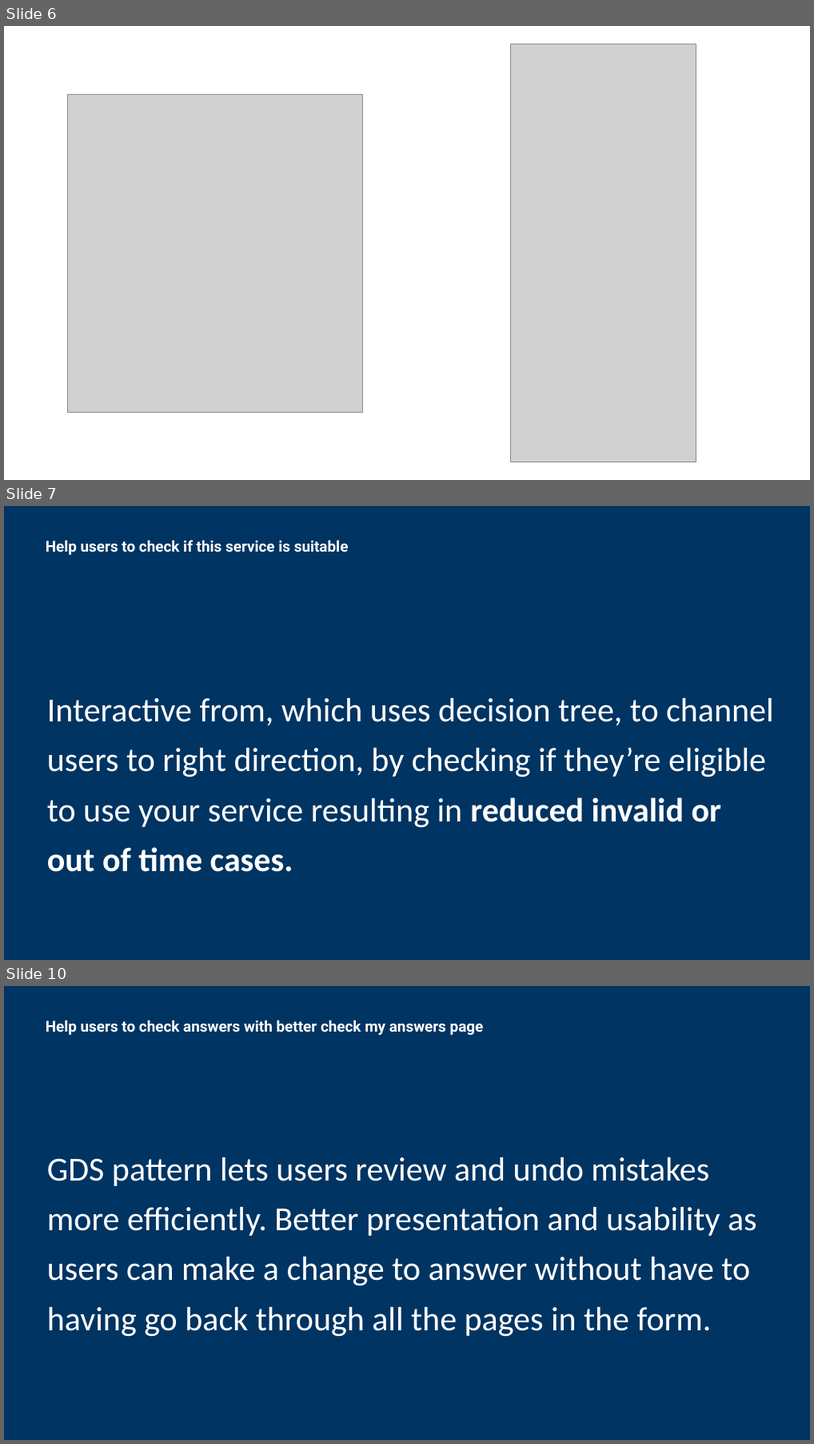
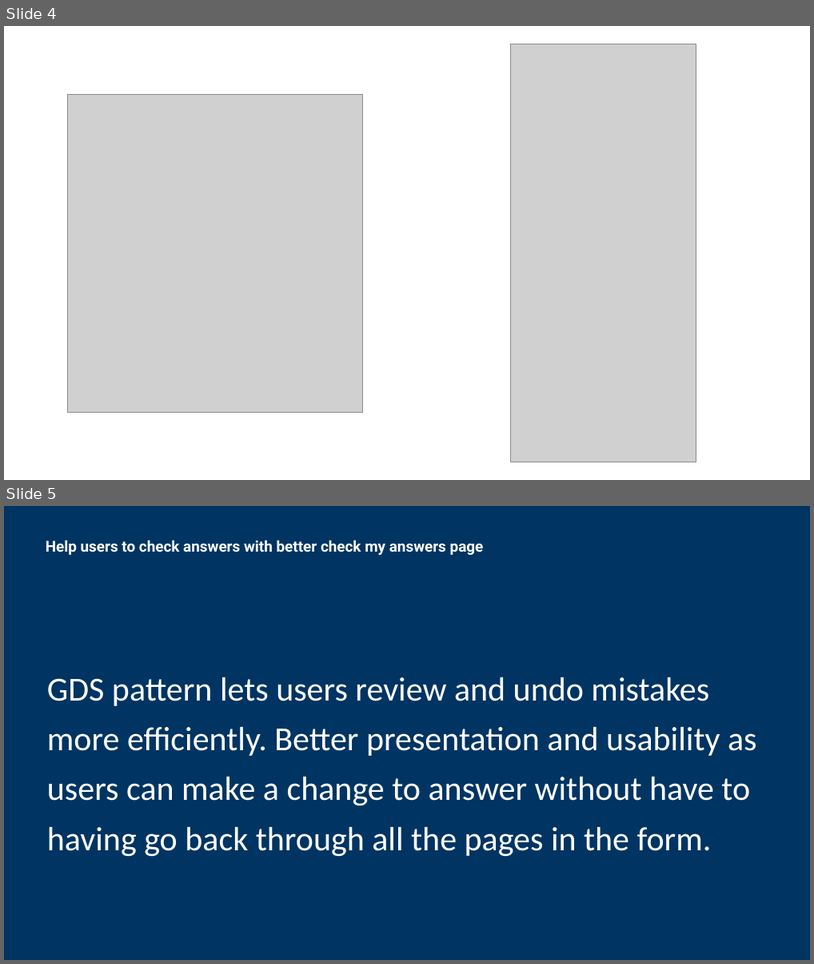
Before and after one commit to sunilkathare-axis12/acas, a slide deck: app/assets/images/ideas-for-prototypes.pptx. Shown one above the other, each under a label of ours: slides 6, 7 and 10 before the commit, slides 4 and 5 after it; the slides between them are not shown. The pictures are 814x1444 and 814x964 pixels, drawn with LibreOffice and Linux fonts; fonts in the diff are those of the drawing; grey boxes stand for pictures. Boxes give left, top, right and bottom in pixels: in the first picture for what was removed or moved away, otherwise in the second. Text is boxed around its words. In the diff, an @@ line names an element or a change of style, - is before the commit and + after.

```diff
--- a/app/assets/images/ideas-for-prototypes.pptx
+++ b/app/assets/images/ideas-for-prototypes.pptx
@@ slide 7 removed at (x1=4, y1=506, x2=810, y2=960), background #003462 @@
@@ text removed at (x1=46, y1=540, x2=349, y2=555) @@
-Help users to check if this service is suitable
@@ title removed at (x1=47, y1=698, x2=774, y2=872) @@
-Interactive from, which uses decision tree, to channel users to right direction, by checking if they’re eligible to use your service resulting in reduced invalid or out of time cases.
@@ what was slide 6 is now slide 4 @@
@@ what was slide 10 is now slide 5 @@
```
Also in this commit, not shown: 1 slide changed, 3 slides added, 4 other slides removed, 1 other file.
